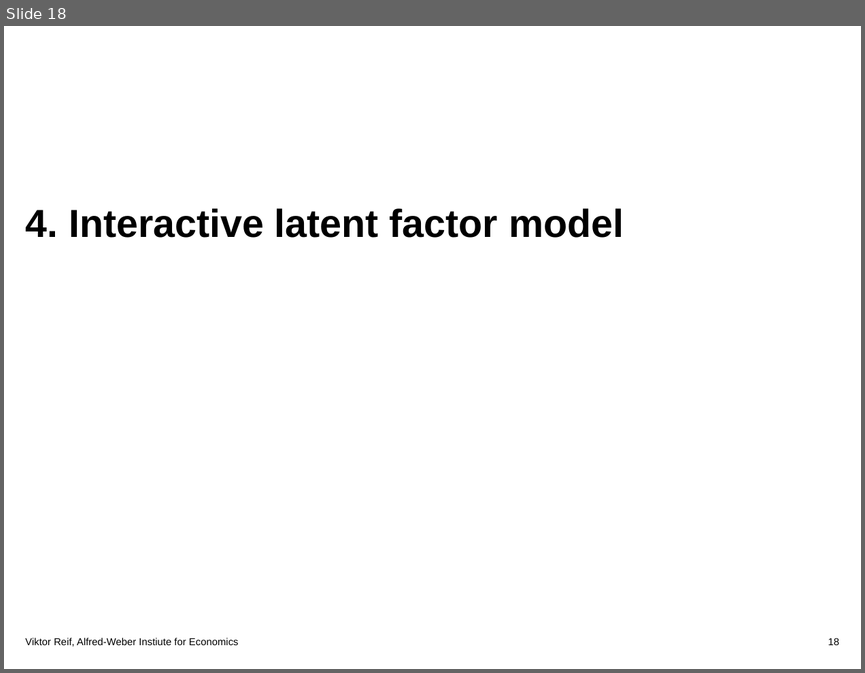
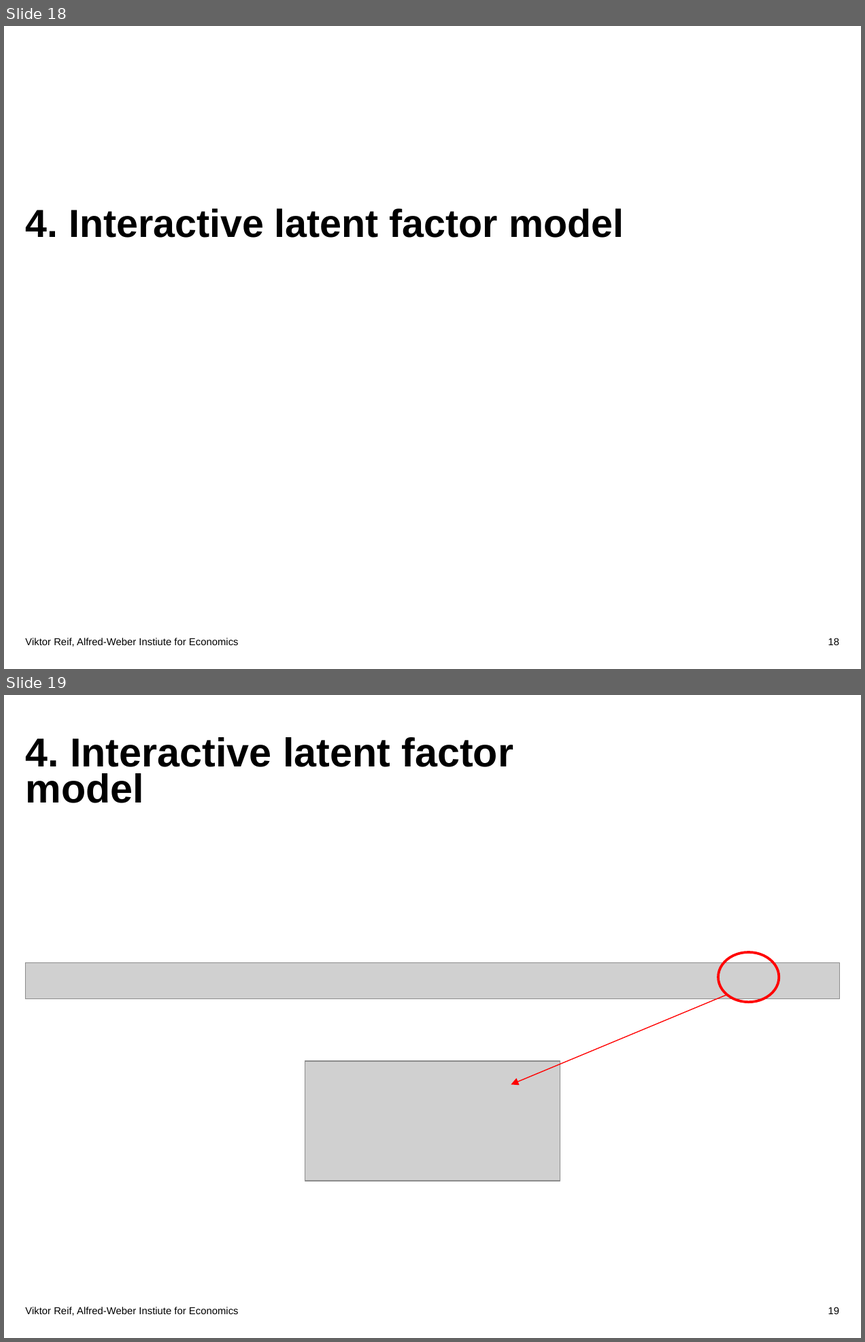
Before and after one commit to Viktorre/AME, a slide deck: presentation/praesi_ame.ppt. Shown one above the other, each under a label of ours: slide 18 before the commit, slides 18 and 19 after it. The pictures are 865x673 and 865x1342 pixels, drawn with LibreOffice and Linux fonts; fonts in the diff are those of the drawing; grey boxes stand for pictures; background and template pictures are left out. Boxes give left, top, right and bottom in pixels: in the first picture for what was removed or moved away, otherwise in the second. Text is boxed around its words. In the diff, an @@ line names an element or a change of style, - is before the commit and + after.

```diff
--- a/presentation/praesi_ame.ppt
+++ b/presentation/praesi_ame.ppt
@@ slide 19 added at [4,695,861,1338], background #FFFFFF @@
@@ title added at [25,737,514,803], 32 pt, text #000000, bold @@
+4. Interactive latent factor model
@@ ellipse added at [719,953,779,1002], outline #FF0000 2.01 pt @@
@@ picture added at [26,962,840,998] @@
@@ arrow added from (727, 994) to (511, 1084), #FF0000 0.74 pt @@
@@ picture added at [305,1060,560,1180] @@
@@ text added at [25,1306,239,1315], 8 pt, text #000000 @@
+Viktor Reif, Alfred-Weber Instiute for Economics
@@ page number added at [828,1306,839,1314], 8 pt, text #000000 @@
+19
```
Also in this commit, not shown: 2 slides changed, 8 other files.
